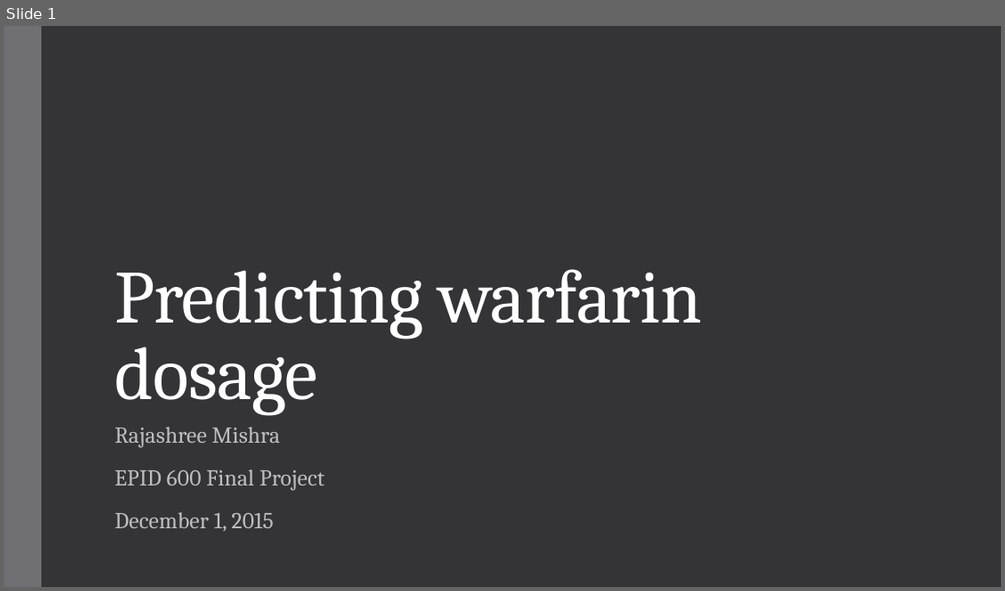
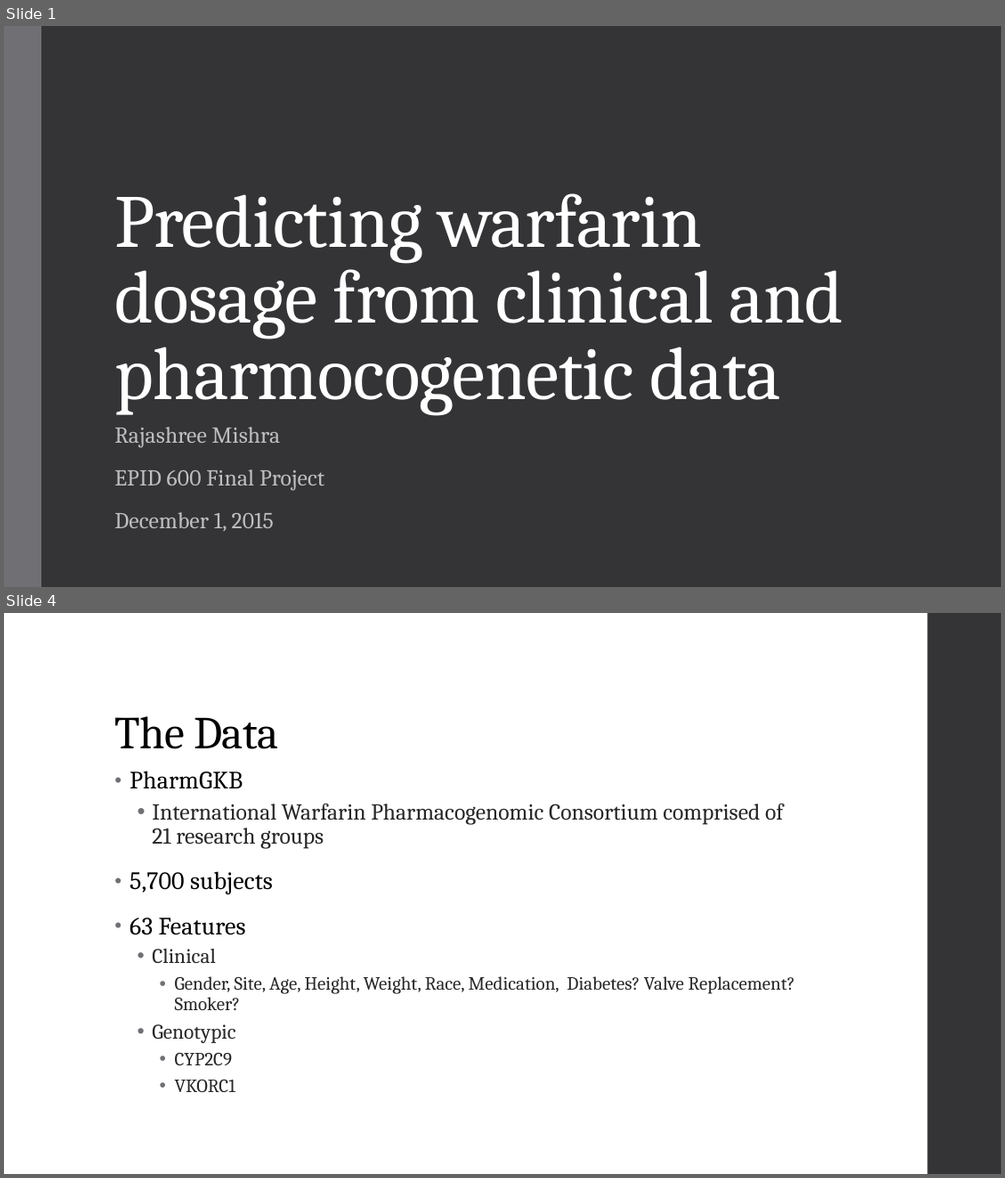
Before and after one commit to misraj/pharmgkb_project, a slide deck: EPID600_mishra.pptx. Shown one above the other, each under a label of ours: slide 1 before the commit, slides 1 and 4 after it; the slides between them are not shown. The pictures are 1005x591 and 1005x1178 pixels, drawn with LibreOffice and Linux fonts; fonts in the diff are those of the drawing. Boxes give left, top, right and bottom in pixels: in the first picture for what was removed or moved away, otherwise in the second. Text is boxed around its words. In the diff, an @@ line names an element or a change of style, - is before the commit and + after.

```diff
--- a/EPID600_mishra.pptx
+++ b/EPID600_mishra.pptx
@@ slide 4 added at bbox=[4, 613, 1001, 1174], background #FFFFFF @@
@@ rectangle added at bbox=[928, 613, 1001, 1174], fill #353537 @@
@@ title added at bbox=[114, 716, 278, 749], 44 pt, text #000000 @@
+The Data
@@ text added at bbox=[129, 771, 795, 1092], 18 pt, text #262626 @@
+• PharmGKB
+  • International Warfarin Pharmacogenomic Consortium comprised of 21 research groups
+• 5,700 subjects
+• 63 Features
+  • Clinical
+    • Gender, Site, Age, Height, Weight, Race, Medication, Diabetes? Valve Replacement? Smoker?
+  • Genotypic
+    • CYP2C9
+    • VKORC1
@@ slide 1 changed as well @@
@@ title at bbox=[114, 193, 844, 415]: text changed @@
-Predicting warfarin dosage
+Predicting warfarin dosage from clinical and pharmocogenetic data
```
Also in this commit, not shown: 1 other slide changed, 11 other slides added, 3 slides removed.
